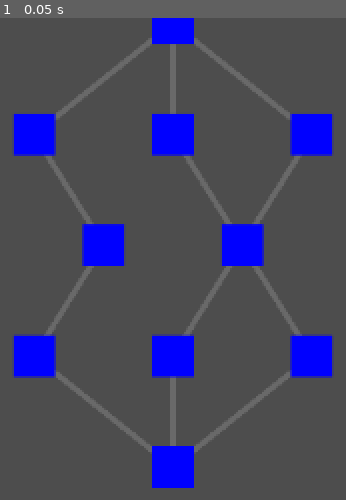
Above: before the commit, frame 1.
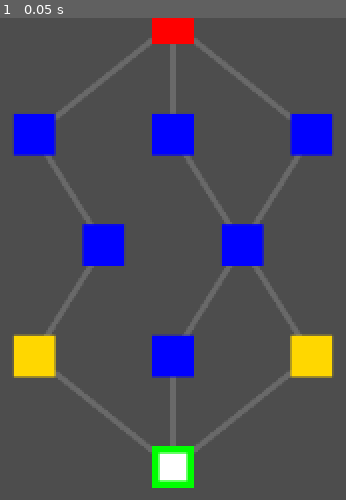
Above: after the commit, the same moment.

Repository: vinit-rao/roguelike-platformer
Game: Godot game, scene res://OverworldMap.tscn
The game is run twice, just before and just after one commit, with the same random seed, the same clock (stepped at 60 frames per second) and the same inputs. This scene is started directly instead of the project's main scene.
Inputs:
- Up to frame 1 (0.05 s): no input

The runs differ from the first frame. In frame 1, 4.0% of the frame differs, in the area x 3-97%, y 0-98%.

Commit message:
functional level select
you can move around and go through different levels now (note there is only 1 level that appears every time and there is not shop or boss level but you can move around the world now)

Diff:
--- a/MapNode.tscn
+++ b/MapNode.tscn
@@ -21,6 +21,7 @@
 offset_bottom = 15.0
 grow_horizontal = 2
 grow_vertical = 2
+mouse_filter = 2
 
 [node name="CollisionShape2D" type="CollisionShape2D" parent="." unique_id=1215004850]
 shape = SubResource("RectangleShape2D_y8wsw")
--- a/MapPlayer.tscn
+++ b/MapPlayer.tscn
@@ -5,6 +5,7 @@
 [sub_resource type="RectangleShape2D" id="RectangleShape2D_savfe"]
 
 [node name="MapPlayer" type="CharacterBody2D" unique_id=24265437]
+z_index = 1
 script = ExtResource("1_bpvl8")
 
 [node name="ColorRect" type="ColorRect" parent="." unique_id=860470543]
--- a/game_manager.gd
+++ b/game_manager.gd
@@ -1,6 +1,8 @@
 extends Node
 
-var current_map_node: Area2D = null
+var map_blueprint: Array = []
+var current_map_row: int = 0
+var current_map_col: int = 0
 
 var modifiers = [
 	{
--- a/map_generator.gd
+++ b/map_generator.gd
@@ -15,8 +15,13 @@
 var map_layers: Array = []
 
 func _ready() -> void:
-	generate_map_data()
-	generate_connections()
+	if GameManager.map_blueprint.is_empty():
+		generate_map_data()
+		generate_connections()
+		GameManager.map_blueprint = map_layers
+	else:
+		map_layers = GameManager.map_blueprint
+
 	spawn_map_visually()
 	draw_lines()
 
@@ -53,12 +58,14 @@
 	if row == map_height - 1:
 		return 3 # boss
 
-	# For rows in between its rn 20% for shop and 80% for level
+	# for rows in between its rn 20% for shop and 80% for level
 	if randf() > 0.8:
 		return 2
 	return 1
 
 func spawn_map_visually() -> void:
+	var player = get_parent().get_node("MapPlayer")
+
 	for row_index in range(map_layers.size()):
 		var current_row = map_layers[row_index]
 
@@ -71,25 +78,28 @@
 
 			# create new copy of map node
 			var new_node = map_node_scene.instantiate()
+
+			# assign properties
+			new_node.node_type = node_data["type"]
+			new_node.grid_row = node_data["row"]
+			new_node.grid_col = node_data["col"]
+
+			# add to scene
 			add_child(new_node)
-
-			# assign color
-			new_node.node_type = node_data["type"]
 
 			# set pos
 			var x_pos = start_x + (col_index * horizontal_spacing)
 			var y_pos = -row_index * vertical_spacing
 			new_node.global_position = Vector2(x_pos, y_pos)
+
 			node_data["physical_node"] = new_node
+			new_node.node_clicked.connect(player.on_node_clicked)
 
-	# start at start node
-	var start_node = map_layers[0][0]["physical_node"]
-	var player = get_parent().get_node("MapPlayer")
+	var target_node = map_layers[GameManager.current_map_row][GameManager.current_map_col]["physical_node"]
 
-	if player and GameManager.current_map_node == null:
-		player.current_node = start_node
-		player.global_position = start_node.global_position
-
+	if player:
+		player.current_node = target_node
+		player.global_position = target_node.global_position
 
 func generate_connections() -> void:
 	for row in range(map_height - 1):
@@ -117,16 +127,19 @@
 func draw_lines() -> void:
 	for row in map_layers:
 		for node_data in row:
-			var start_pos = node_data["physical_node"].global_position
+			var start_node = node_data["physical_node"]
+			var start_pos = start_node.global_position
 
-			# draw line
 			for target_data in node_data["next_connections"]:
-				var end_pos = target_data["physical_node"].global_position
+				var target_node = target_data["physical_node"]
+				var end_pos = target_node.global_position
+
+				start_node.next_nodes.append(target_node)
 
 				var line = Line2D.new()
 				line.add_point(start_pos)
 				line.add_point(end_pos)
-				line.width = 4.0 # line thickness
-				line.default_color = Color.DIM_GRAY # line color
-				line.z_index = -1 # makes lines go behind dots
+				line.width = 4.0
+				line.default_color = Color.DIM_GRAY
+				line.z_index = -1
 				add_child(line)
--- a/map_node.gd
+++ b/map_node.gd
@@ -3,9 +3,12 @@
 enum NodeType {START, LEVEL, SHOP, BOSS}
 @export var node_type: NodeType = NodeType.LEVEL
 
-# These are the variables that will show up in the Inspector!
-@export var next_node: Area2D
-@export var prev_node: Area2D
+var next_nodes: Array[Area2D] = []
+
+signal node_clicked(node: Area2D)
+
+var grid_row: int = 0
+var grid_col: int = 0
 
 func _ready() -> void:
 	match node_type:
@@ -13,3 +16,7 @@
 		NodeType.LEVEL: $ColorRect.color = Color.BLUE
 		NodeType.SHOP: $ColorRect.color = Color.GOLD
 		NodeType.BOSS: $ColorRect.color = Color.RED
+
+func _input_event(_viewport: Node, event: InputEvent, _shape_idx: int) -> void:
+	if event is InputEventMouseButton and event.pressed and event.button_index == MOUSE_BUTTON_LEFT:
+		node_clicked.emit(self)
--- a/map_player.gd
+++ b/map_player.gd
@@ -3,35 +3,31 @@
 @export var current_node: Area2D
 var is_moving: bool = false
 
-func _ready() -> void:
-	if GameManager.current_map_node != null:
-		current_node = GameManager.current_map_node
-	if current_node:
-		global_position = current_node.global_position
-
-func _process(_delta: float) -> void:
+func on_node_clicked(clicked_node: Area2D) -> void:
 	if is_moving or not current_node:
 		return
 
-	if Input.is_action_just_pressed("ui_right") and current_node.next_node:
-		move_to_node(current_node.next_node)
-
-	elif Input.is_action_just_pressed("ui_left") and current_node.prev_node:
-		move_to_node(current_node.prev_node)
-
-	elif Input.is_action_just_pressed("ui_accept"):
-		enter_level()
+	if clicked_node in current_node.next_nodes:
+		move_to_node(clicked_node)
+	else:
+		print("You cannot reach that node from here!")
 
 func move_to_node(target_node: Area2D) -> void:
 	is_moving = true
 	var tween = create_tween()
 	tween.tween_property(self, "global_position", target_node.global_position, 0.3).set_trans(Tween.TRANS_SINE)
+
 	await tween.finished
 	current_node = target_node
 	is_moving = false
 
+	enter_level()
+
 func enter_level() -> void:
 	if current_node.node_type == current_node.NodeType.LEVEL:
 		print("Transitioning to action level...")
-		GameManager.current_map_node = current_node
+		# save grid coords after every level
+		GameManager.current_map_row = current_node.grid_row
+		GameManager.current_map_col = current_node.grid_col
+
 		get_tree().change_scene_to_file("res://World.tscn")
